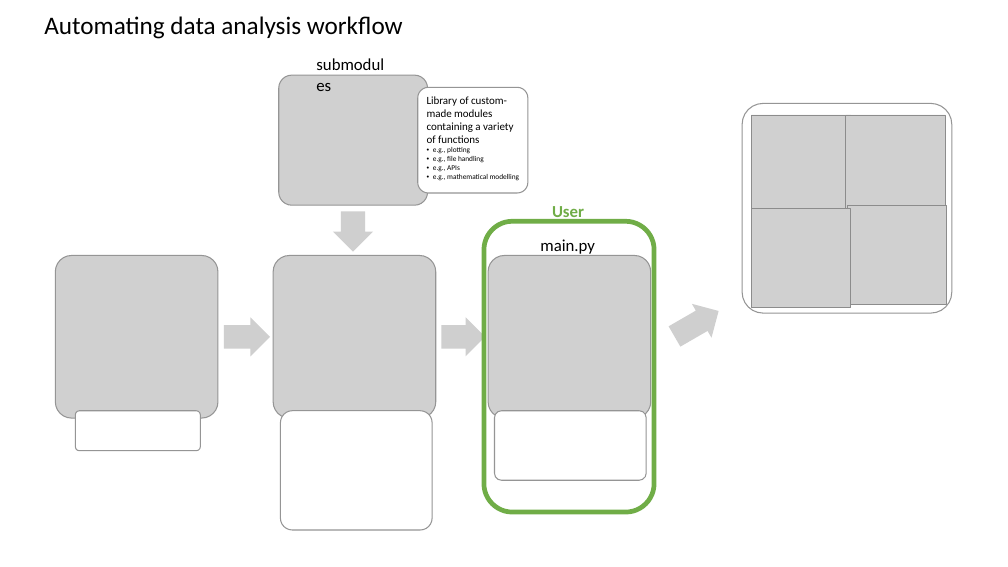
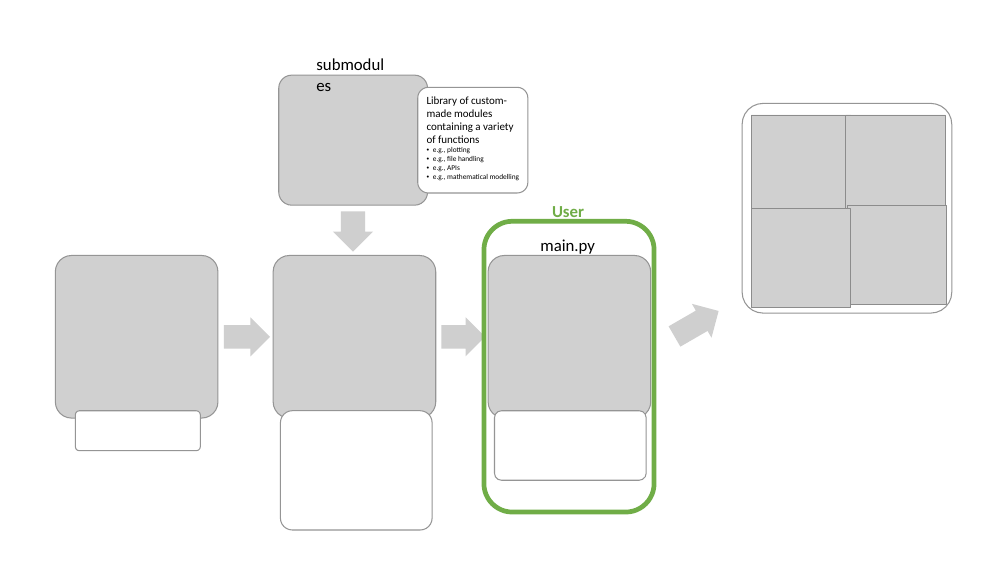
Before and after one commit to celiacailloux/PhD-Data-Analysis, a slide deck: slide 1 of misc/Data_process_workflow.pptx. Drawn at 1008x567 pixels with LibreOffice and Linux fonts; fonts in the diff are those of the drawing; grey boxes stand for pictures. Boxes give left, top, right and bottom in pixels: in the first picture for what was removed or moved away, otherwise in the second. Text is boxed around its words. In the diff, an @@ line names an element or a change of style, - is before the commit and + after.

```diff
--- a/misc/Data_process_workflow.pptx
+++ b/misc/Data_process_workflow.pptx
@@ text removed at (44,16,403,39) @@
-Automating data analysis workflow
```
Also in this commit, not shown: 1 other file.
